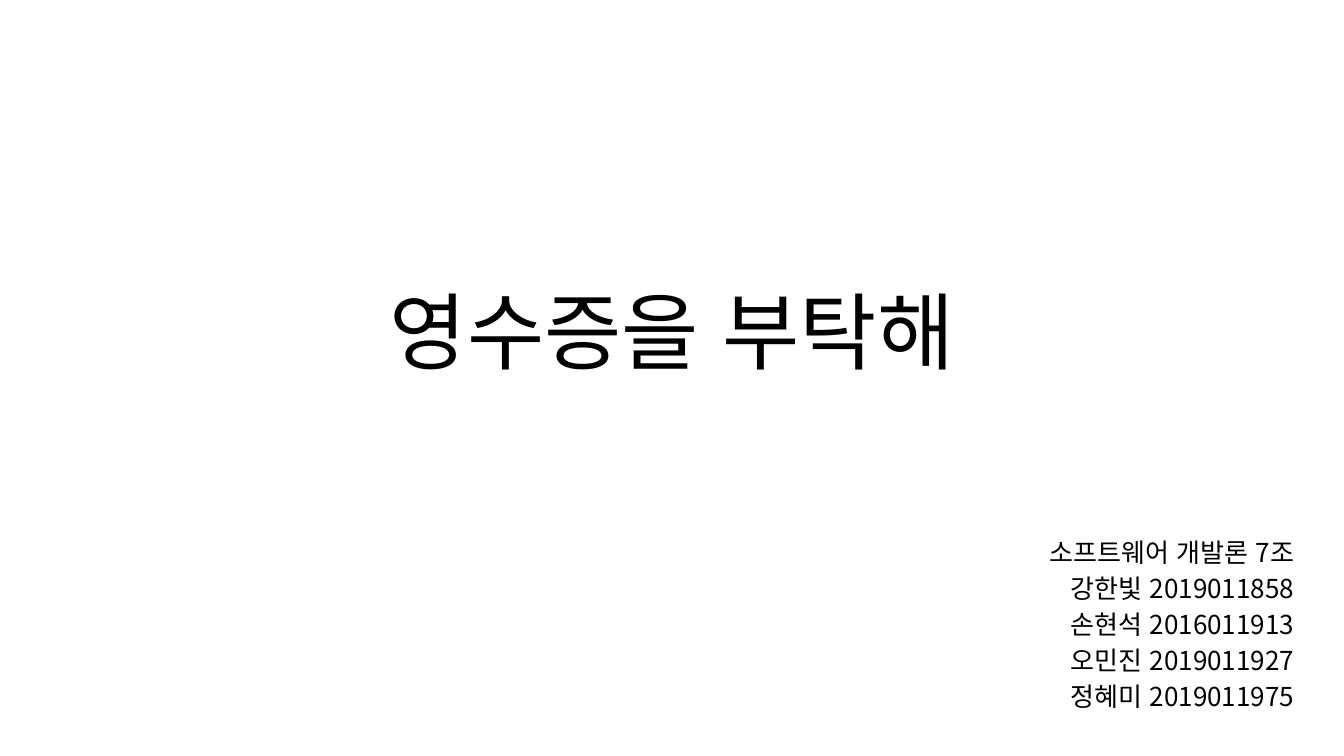
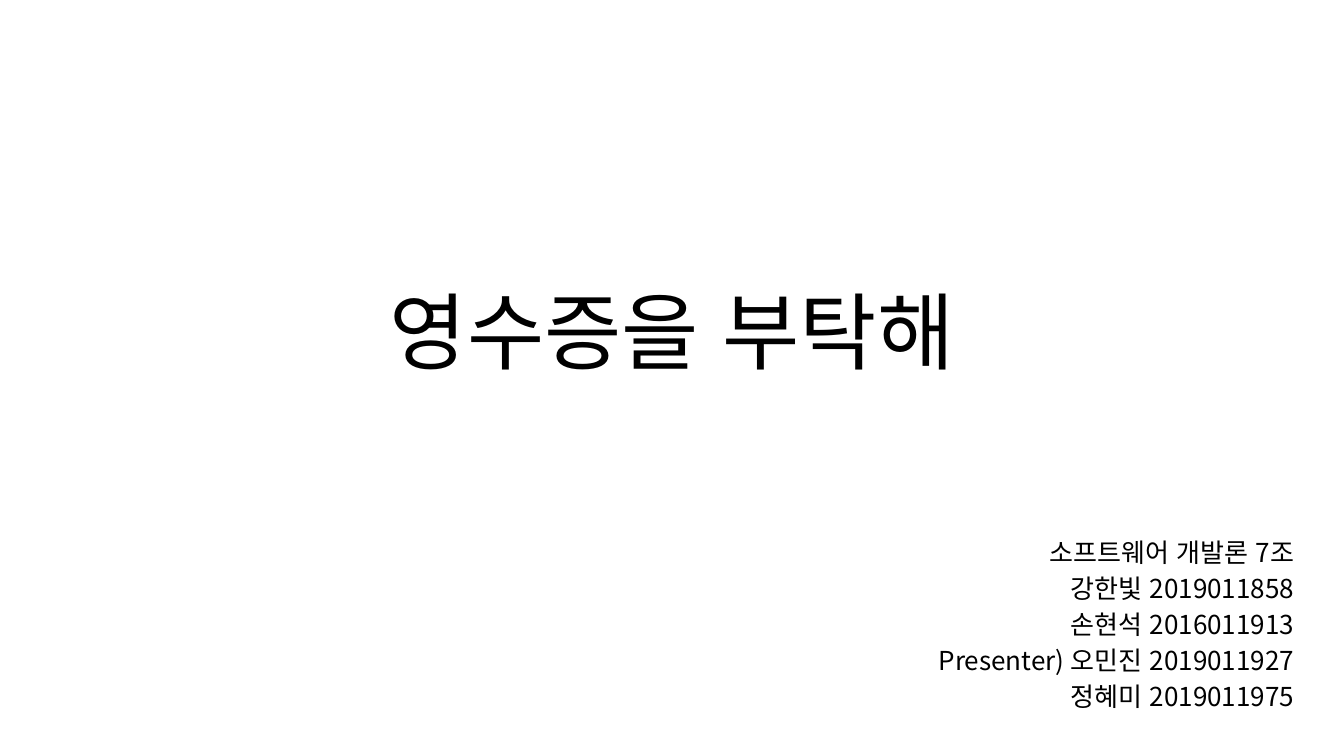
Before and after one commit to LumiereKANG/SW_development, a slide deck: slide 1 of ETC/프로젝트 제안서 7조.pptx. Drawn at 1344x756 pixels with LibreOffice and Linux fonts; fonts in the diff are those of the drawing. Boxes give left, top, right and bottom in pixels: in the first picture for what was removed or moved away, otherwise in the second. Text is boxed around its words. In the diff, an @@ line names an element or a change of style, - is before the commit and + after.

Commit message:
10.03 Final Edit pptx

```diff
--- a/ETC/프로젝트 제안서 7조.pptx
+++ b/ETC/프로젝트 제안서 7조.pptx
@@ subtitle at bbox=[939, 648, 1294, 675]: text changed @@
-오민진 2019011927
+Presenter) 오민진 2019011927
```
